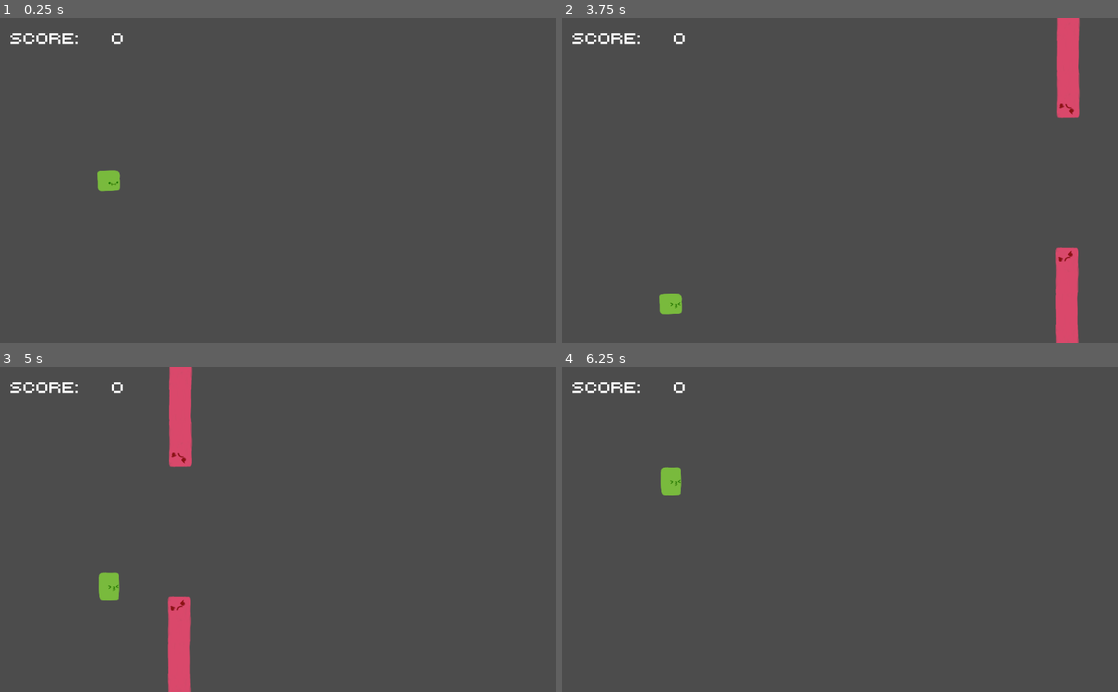
Above: before the commit, frames 1-4 (two rows, left to right).
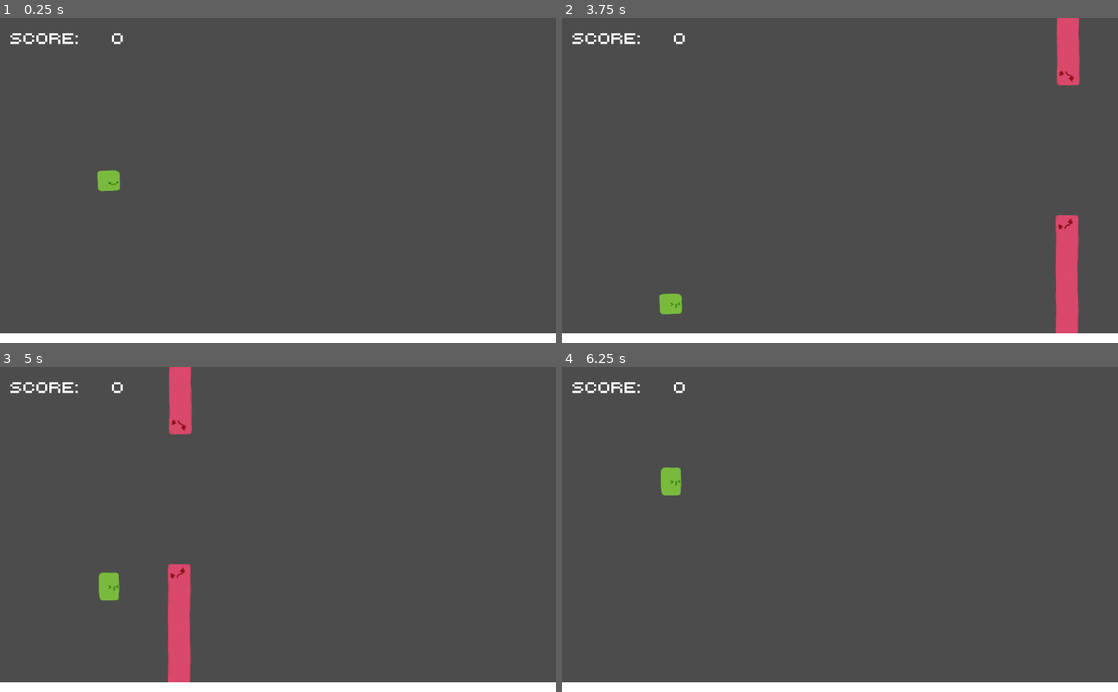
Above: after the commit, the same moments.

Repository: CoryParsnipson/bouncy-block
Game: Godot game, scene res://Main.tscn
The game is run twice, just before and just after one commit, with the same random seed, the same clock (stepped at 60 frames per second) and the same inputs.
Inputs:
- Up to frame 1 (0.25 s): no input
- Up to frame 2 (3.75 s): tap Enter (ui_accept) at 0.5, 0.77, 1.07, 1.52, 1.82, 3.02, 3.32 s
- Up to frame 3 (5 s): tap Enter (ui_accept) at 3.77, 4.07, 4.52, 4.82 s
- Up to frame 4 (6.25 s): tap Enter (ui_accept) at 5.75, 6.02 s

The runs differ from the first frame. In frame 1, 3.0% of the frame differs, in the area x 0-100%, y 97-100%; in frame 2, 4.0%, in the area x 0-100%, y 0-100%; in frame 3, 4.0%; in frame 4, 3.0%.

Commit message:
Fix barrier gap limits. Add floor sprite.

Diff:
--- a/Main.gd
+++ b/Main.gd
@@ -6,6 +6,8 @@
 export var barrier_wait_time_max = 3
 export var barrier_gap_radius_min = 70
 export var barrier_gap_radius_max = 120
+export var barrier_min_buffer = 100
+export var barrier_max_buffer = 100
 
 export var score = 0
 export var level = 0
@@ -59,10 +61,8 @@
 
 	$BarrierTimer.wait_time = barrier_wait_time_max
 	barrier_speed = barrier_speed_min
-	barrier_gap_radius = barrier_gap_radius_max
 
-	barrier_offset_min = int(bounds.position.y) + barrier_gap_radius
-	barrier_offset_max = int(bounds.end.y) - barrier_gap_radius
+	set_barrier_gap_radius(barrier_gap_radius_max)
 
 	$BarrierUpper.position.x = bounds.position.x - $BarrierUpper/CollisionShape2D.shape.extents.x - 10
 	$BarrierLower.position.x = bounds.position.x - $BarrierLower/CollisionShape2D.shape.extents.x - 10
@@ -95,6 +95,11 @@
 	score = new_score
 	$ScoreCounter.text = str(score)
 
+func set_barrier_gap_radius(new_radius):
+	barrier_gap_radius = max(new_radius, barrier_gap_radius_min)
+	barrier_offset_min = int(bounds.position.y) + barrier_gap_radius + barrier_min_buffer
+	barrier_offset_max = int(bounds.end.y) - barrier_gap_radius - barrier_max_buffer
+
 func send_barrier():
 	$BarrierUpper.position.x = bounds.end.x + $BarrierUpper/CollisionShape2D.shape.extents.x - 10
 	$BarrierLower.position.x = bounds.end.x + $BarrierLower/CollisionShape2D.shape.extents.x - 10
@@ -114,10 +119,7 @@
 
 		$BarrierTimer.wait_time = max($BarrierTimer.wait_time - 0.02, barrier_wait_time_min)
 		barrier_speed = min(barrier_speed + 1, barrier_speed_max)
-		barrier_gap_radius = max(barrier_gap_radius - 5, barrier_gap_radius_min)
-
-		barrier_offset_min = int(bounds.position.y) + barrier_gap_radius
-		barrier_offset_max = int(bounds.end.y) - barrier_gap_radius
+		set_barrier_gap_radius(barrier_gap_radius - 5)
 
 	$BarrierTimer.start()
 
--- a/Main.tscn
+++ b/Main.tscn
@@ -12,6 +12,9 @@
 [sub_resource type="DynamicFont" id=2]
 size = 28
 font_data = ExtResource( 4 )
+
+[sub_resource type="RectangleShape2D" id=3]
+extents = Vector2( 517.483, 23.5903 )
 
 [node name="Game" type="Node"]
 script = ExtResource( 1 )
@@ -45,6 +48,18 @@
 custom_fonts/font = SubResource( 2 )
 text = "0"
 align = 1
+
+[node name="Area2D" type="Area2D" parent="."]
+position = Vector2( -3.33081, 581.745 )
+
+[node name="Polygon2D" type="Polygon2D" parent="Area2D"]
+position = Vector2( -0.814514, -6.10352e-05 )
+scale = Vector2( 1.00398, 0.846319 )
+polygon = PoolVector2Array( 0, 0, 0, 53, 1024, 52.9999, 1024, 0 )
+
+[node name="Floor" type="CollisionShape2D" parent="Area2D"]
+position = Vector2( 513.508, 23.0025 )
+shape = SubResource( 3 )
 [connection signal="body_entered" from="BarrierUpper" to="." method="_on_barrier_collision"]
 [connection signal="body_entered" from="BarrierLower" to="." method="_on_barrier_collision"]
 [connection signal="timeout" from="BarrierTimer" to="." method="_on_BarrierTimer_timeout"]
Not shown: 1 places in Main.tscn that only renumber resources
